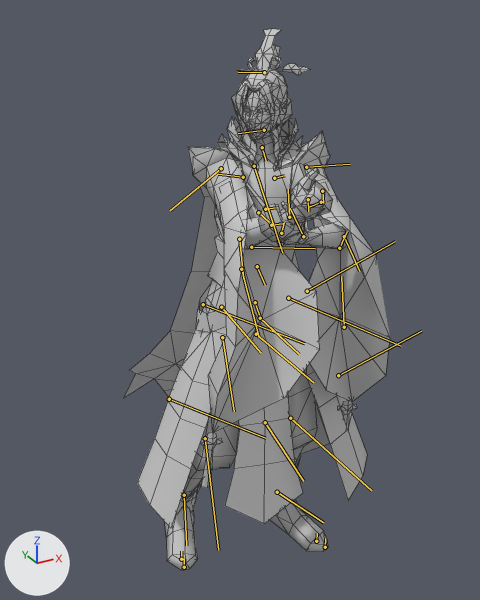
The FBX model Assets/Res/Model/Character/NPC/NPC121/ani/NPC121@idle.FBX: old version first, new version second.
Before and after are seen from a camera (50 mm lens) standing at (-1.04, -2.12, 2.16) and looking at (0.15, 0.06, 1.07). The lights are fixed; the arrows at lower left show +X, +Y and +Z. Both versions are drawn at frame 38 of the action 'Take 001'; the numbers are the values there. The bones that bend it are drawn over the model as lines. Mesh edges are drawn as thin lines.

The first picture shows 'NPC121'.
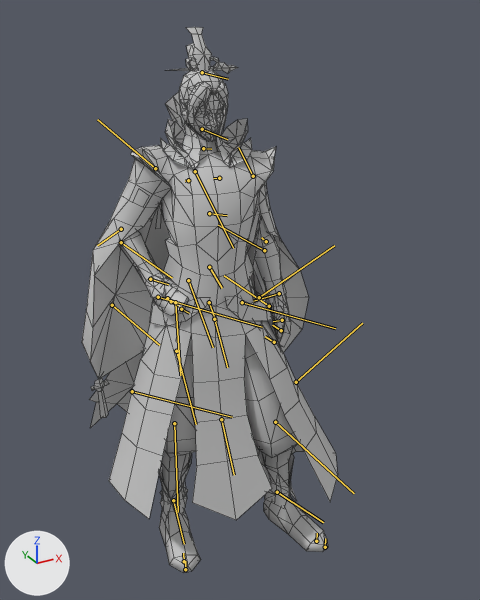
Pixel boxes (x1, y1, x2, y2) of what changed, in the pictures (480 x 600 px):
'NPC121', posed: before (124, 29, 390, 570); after (82, 27, 338, 573)
bone 'Bip001 Pelvis', root to tip: before (255, 302) to (261, 320); after (209, 302) to (216, 321)
bone 'Bip001 Spine', root to tip: before (257, 266) to (265, 285); after (209, 267) to (222, 288)
bone 'Bip001 Spine1', root to tip: before (258, 212) to (269, 222); after (209, 213) to (227, 215)
bone 'Bip001 Neck', root to tip: before (262, 147) to (266, 161); after (203, 148) to (211, 149)
bone 'Bip001 L Clavicle', root to tip: before (274, 178) to (284, 175); after (219, 178) to (213, 178)
bone 'Bip001 L UpperArm', root to tip: before (306, 167) to (350, 164); after (253, 176) to (238, 147)
bone 'Bip001 L Forearm', root to tip: before (344, 236) to (359, 271); after (266, 241) to (261, 237)
bone 'Bip001 L Hand', root to tip: before (303, 236) to (290, 208); after (279, 293) to (253, 301)
bone 'Bip001 L Finger0', root to tip: before (281, 233) to (284, 222); after (282, 320) to (273, 321)
bone 'Bip001 L Finger01', root to tip: before (271, 225) to (283, 223); after (281, 330) to (272, 325)
bone 'Bone001(mirrored)', root to tip: before (339, 248) to (347, 231); after (264, 250) to (218, 225)
bone 'Bone002(mirrored)', root to tip: before (344, 327) to (341, 276); after (269, 306) to (224, 275)
bone 'Bip001 R Clavicle', root to tip: before (243, 177) to (218, 174); after (188, 180) to (185, 181)
bone 'Bip001 R UpperArm', root to tip: before (221, 168) to (170, 210); after (155, 168) to (97, 119)
bone 'Bip001 R Forearm', root to tip: before (239, 239) to (243, 278); after (121, 229) to (97, 245)
bone 'Bip001 R Hand', root to tip: before (289, 217) to (288, 189); after (150, 279) to (168, 284)
bone 'Bip001 R Finger0', root to tip: before (321, 202) to (309, 207); after (167, 298) to (177, 304)
bone 'Bip001 R Finger01', root to tip: before (322, 191) to (323, 203); after (171, 301) to (178, 305)
bone 'Bone001', root to tip: before (251, 247) to (315, 248); after (121, 242) to (172, 278)
bone 'Bone002', root to tip: before (256, 334) to (313, 382); after (112, 305) to (159, 345)
bone 'Bip001 Head', root to tip: before (264, 130) to (238, 133); after (202, 129) to (227, 139)
bone 'Bone004', root to tip: before (254, 166) to (282, 252); after (195, 171) to (233, 248)
bone 'Bone005', root to tip: before (241, 269) to (259, 337); after (188, 280) to (213, 347)
bone 'Bone006', root to tip: before (222, 337) to (234, 411); after (176, 351) to (196, 424)
bone 'Bip001 L Thigh', root to tip: before (288, 298) to (401, 346); after (242, 302) to (335, 328)
bone 'Bip001 L Calf', root to tip: before (290, 418) to (371, 490); after (275, 422) to (354, 493)
bone 'Bip001 R Thigh', root to tip: before (221, 307) to (261, 353); after (175, 302) to (180, 375)
bone 'Bip001 R Calf', root to tip: before (205, 438) to (218, 550); after (174, 423) to (178, 512)
bone 'Bip001 R Foot', root to tip: before (184, 495) to (186, 545); after (173, 500) to (184, 544)
bone 'Bip001 R Toe0', root to tip: before (181, 559) to (181, 551); after (184, 561) to (183, 553)
bone 'Bone008', root to tip: before (203, 304) to (304, 343); after (158, 297) to (262, 327)
bone 'Bone009', root to tip: before (169, 399) to (265, 438); after (132, 391) to (232, 417)
bone 'Bone011', root to tip: before (260, 318) to (299, 354); after (214, 319) to (227, 367)
bone 'Bone012', root to tip: before (265, 422) to (303, 481); after (221, 419) to (234, 475)
bone 'Bone008(mirrored)', root to tip: before (307, 291) to (395, 241); after (259, 297) to (334, 245)
bone 'Bone009(mirrored)', root to tip: before (338, 375) to (421, 331); after (296, 382) to (362, 323)

The change in detail:
Object 'Bip001' (bone_rig_object) moves from (0.144, -0.084, 1.117) to (-0.012, 0.0, 1.119).
Object 'Bip001' (bone_rig_object) turns from (-2, -2, -113) to (-2, 1, -108) degrees about its own x, y and z.
Bone 'Bip001 Pelvis' (bone_bip001_pelvis) turns from (-18, 6, -1) to (-18, -4, 2) degrees about its own x, y and z.
Bone 'Bip001 Spine' (bone_bip001_spine) moves from (-0.001, 0.0, 0.02) to (0.0, 0.0, -0.008).
Bone 'Bip001 Spine' (bone_bip001_spine) turns from (1, -7, 0) to (4, 4, 0) degrees about its own x, y and z.
Bone 'Bip001 Spine1' (bone_bip001_spine1) turns from (1, -2, 6) to (3, 2, -3) degrees about its own x, y and z.
Bone 'Bip001 Neck' (bone_bip001_neck) turns from (0, 0, -5) to (0, 0, -23) degrees about its own x, y and z.
Bone 'Bip001 L Clavicle' (bone_bip001_l_clavicle) moves from (0.0, 0.01, 0.003) to (0.0, 0.04, 0.021).
Bone 'Bip001 L Clavicle' (bone_bip001_l_clavicle) turns from (5, -19, -30) to (23, 4, -5) degrees about its own x, y and z.
Bone 'Bip001 L UpperArm' (bone_bip001_l_upperarm) turns from (6, 12, -30) to (5, 17, 7) degrees about its own x, y and z.
Bone 'Bip001 L Forearm' (bone_bip001_l_forearm) turns from (0, 0, -79) to (0, 0, -4) degrees about its own x, y and z.
Bone 'Bip001 L Hand' (bone_bip001_l_hand) turns from (-86, 7, -8) to (-19, -6, 2) degrees about its own x, y and z.
Bone 'Bip001 L Finger0' (bone_bip001_l_finger0) turns from (-8, 4, 20) to (0, 0, -1) degrees about its own x, y and z.
Bone 'Bip001 L Finger01' (bone_bip001_l_finger01) turns from (0, 0, 39) to (0, 0, 23) degrees about its own x, y and z.
Bone 'Bone001(mirrored)' (bone_bone001_mirrored) turns from (-39, 15, 32) to (-17, -13, -40) degrees about its own x, y and z.
Bone 'Bone002(mirrored)' (bone_bone002_mirrored) turns from (-6, 2, 20) to (-1, 0, 1) degrees about its own x, y and z.
Bone 'Bip001 R Clavicle' (bone_bip001_r_clavicle) moves from (0.0, 0.01, -0.003) to (0.0, 0.04, -0.021).
Bone 'Bip001 R Clavicle' (bone_bip001_r_clavicle) turns from (-4, 12, -42) to (-25, 25, -4) degrees about its own x, y and z.
Bone 'Bip001 R UpperArm' (bone_bip001_r_upperarm) turns from (29, -13, -56) to (-66, -21, 11) degrees about its own x, y and z.
Bone 'Bip001 R Forearm' (bone_bip001_r_forearm) turns from (0, 0, -61) to (0, 0, -50) degrees about its own x, y and z.
Bone 'Bip001 R Hand' (bone_bip001_r_hand) turns from (73, -8, 6) to (-6, -27, -29) degrees about its own x, y and z.
Bone 'Bip001 R Finger0' (bone_bip001_r_finger0) turns from (-8, 10, 71) to (-2, -18, -43) degrees about its own x, y and z.
Bone 'Bip001 R Finger01' (bone_bip001_r_finger01) turns from (0, 0, 90) to (0, 0, 22) degrees about its own x, y and z.
Bone 'Bone001' (bone_bone001) turns from (21, 0, -41) to (11, -16, 15) degrees about its own x, y and z.
Bone 'Bone002' (bone_bone002) turns from (1, -11, -21) to (0, 2, 1) degrees about its own x, y and z.
Bone 'Bip001 Head' (bone_bip001_head) turns from (-36, 3, -8) to (10, -1, 23) degrees about its own x, y and z.
Bone 'Bone004' (bone_bone004) turns from (-4, 0, -5) to (1, -1, -7) degrees about its own x, y and z.
Bone 'Bone005' (bone_bone005) turns from (0, -7, -2) to (0, -5, -5) degrees about its own x, y and z.
Bone 'Bone006' (bone_bone006) turns from (0, -7, 1) to (0, -3, 1) degrees about its own x, y and z.
Bone 'Bip001 L Thigh' (bone_bip001_l_thigh) moves from (-0.016, 0.0, 0.001) to (0.008, 0.01, 0.004).
Bone 'Bip001 L Thigh' (bone_bip001_l_thigh) turns from (-31, -3, 4) to (-19, 7, 14) degrees about its own x, y and z.
Bone 'Bip001 L Calf' (bone_bip001_l_calf) turns from (0, 0, -12) to (0, 0, -19) degrees about its own x, y and z.
Bone 'Bip001 L Foot' (bone_bip001_l_foot) turns from (11, 3, 6) to (8, -4, 2) degrees about its own x, y and z.
Bone 'Bip001 R Thigh' (bone_bip001_r_thigh) moves from (0.016, -0.002, -0.001) to (-0.008, -0.008, 0.003).
Bone 'Bip001 R Thigh' (bone_bip001_r_thigh) turns from (-7, 0, 13) to (8, 5, 6) degrees about its own x, y and z.
Bone 'Bip001 R Calf' (bone_bip001_r_calf) turns from (0, 0, -31) to (0, 0, -7) degrees about its own x, y and z.
Bone 'Bip001 R Foot' (bone_bip001_r_foot) turns from (-11, -5, 10) to (-23, -4, 3) degrees about its own x, y and z.
Bone 'Bip001 R Toe0' (bone_bip001_r_toe0) turns from (9, 9, 9) to (0, 0, 0) degrees about its own x, y and z.
Bone 'Bone008' (bone_bone008) moves from (-0.004, -0.002, 0.024) to (0.0, 0.0, 0.002).
Bone 'Bone008' (bone_bone008) turns from (-2, -9, -8) to (-4, -3, 4) degrees about its own x, y and z.
Bone 'Bone009' (bone_bone009) turns from (0, 3, -1) to (0, -3, 1) degrees about its own x, y and z.
Bone 'Bone011' (bone_bone011) turns from (-10, -3, 4) to (4, 7, 2) degrees about its own x, y and z.
Bone 'Bone012' (bone_bone012) turns from (0, -2, -3) to (0, 4, 4) degrees about its own x, y and z.
Bone 'Bone008(mirrored)' (bone_bone008_mirrored) moves from (-0.011, 0.004, 0.047) to (-0.007, 0.002, 0.033).
Bone 'Bone008(mirrored)' (bone_bone008_mirrored) turns from (2, 1, 0) to (-7, -8, 9) degrees about its own x, y and z.
Bone 'Bone009(mirrored)' (bone_bone009_mirrored) turns from (0, -4, -2) to (0, -2, 4) degrees about its own x, y and z.
